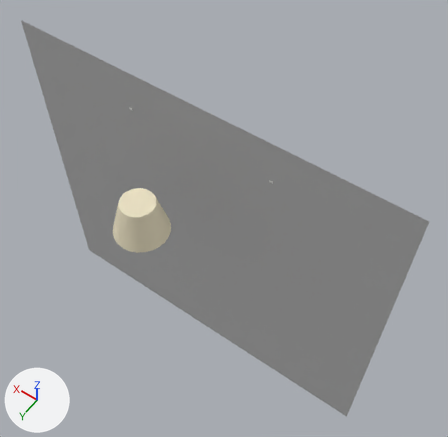
A saved change to the glTF model production/assets/cloud-week/house-windows/hw_S11.glb.
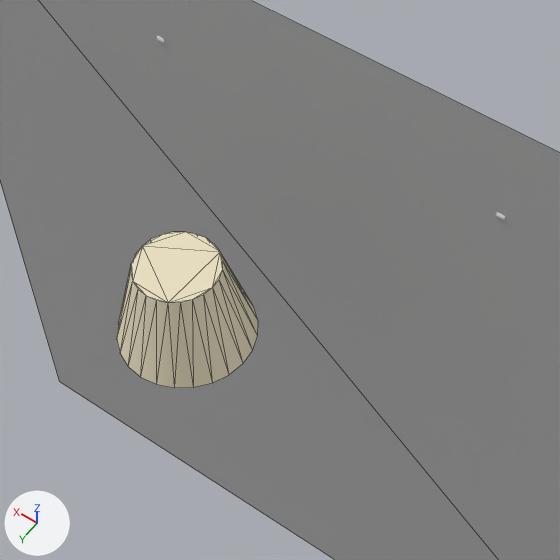
Old and new are each drawn whole from a 50 mm camera at (-1.658, 2.32, 4.426) aimed at (-0.105, 0.146, 1.01) and again close up on the part from 14% to 66% of the width and 21% to 74% of the height. The axes (+X, +Y, +Z) are drawn at lower left. The lights are the same throughout. The last two pictures show the newer version. The close-ups show mesh edges as thin lines. Where no turn or scale is listed for an object, it has been applied to the vertices.

Names of what the first close-up shows: 'pendant__shade', 'room__card' and 1 more.
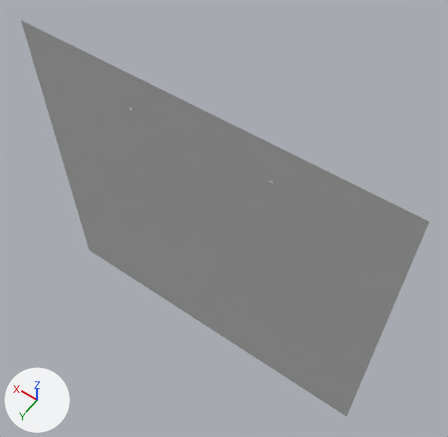
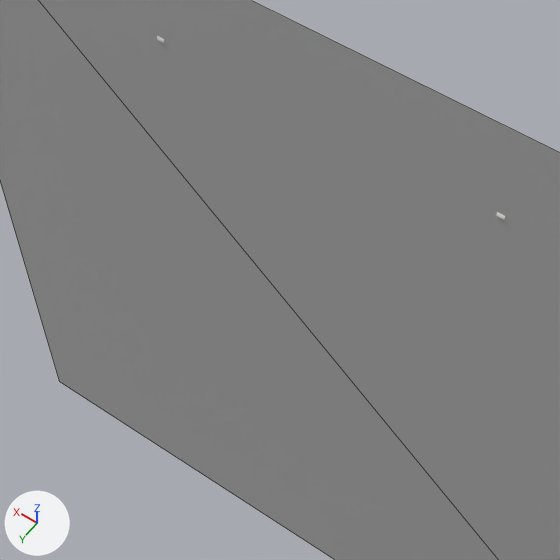
Boxes [x1, y1, x2, y2] around the edits, measured in the close-ups (560 x 560 px):
'pendant__shade', deleted (beige): before [117, 232, 258, 388]

The change in detail:
Object 'pendant__shade' (ob_pendant__shade) is deleted.
